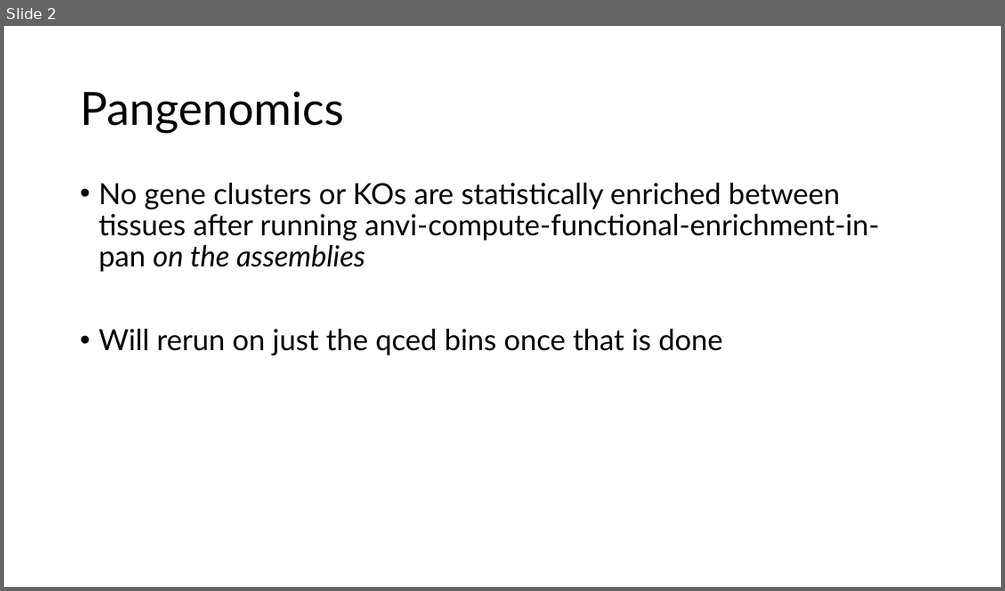
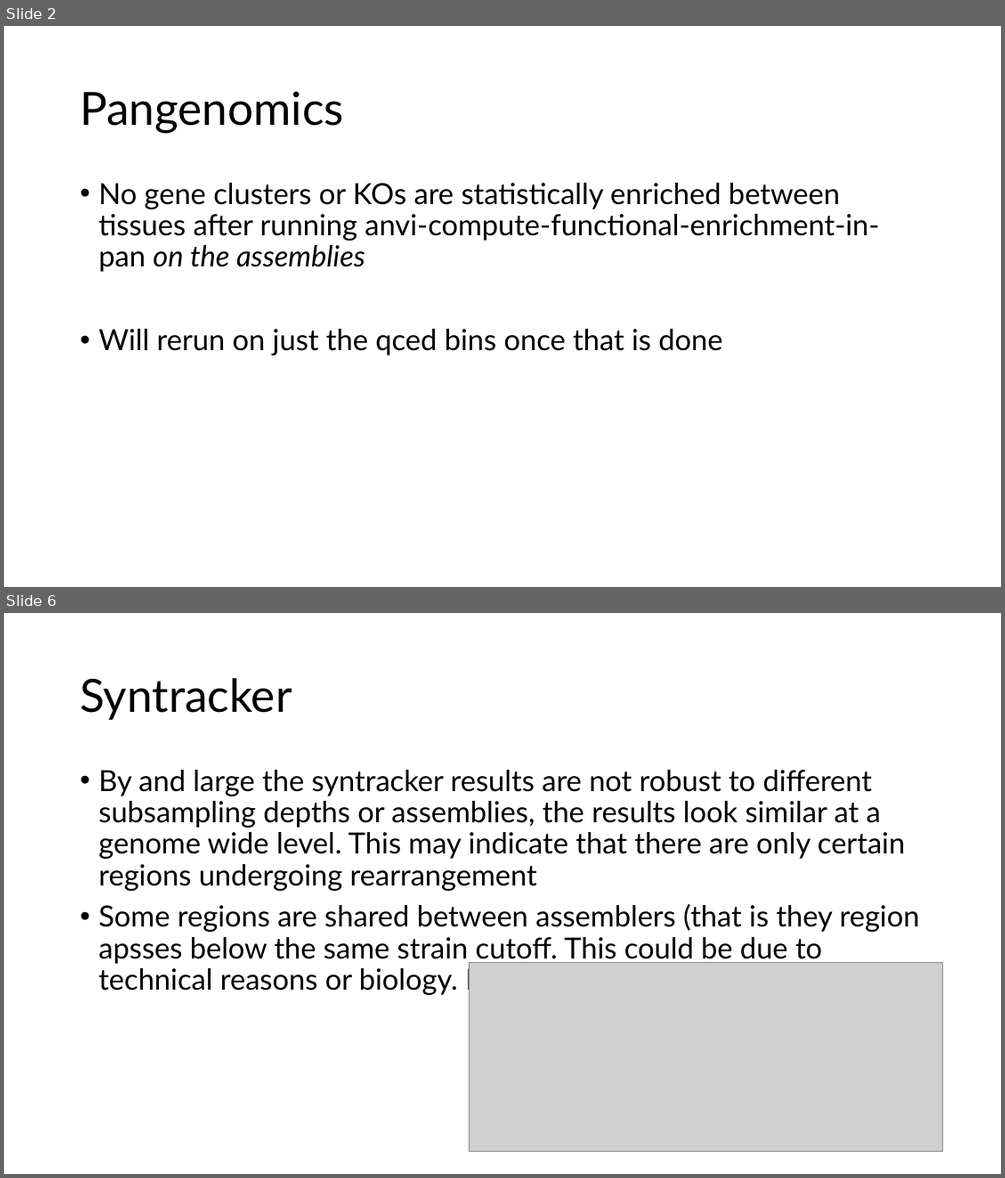
Before and after one commit to jjcolgan/snvAnalysis, a slide deck: pangenomicsAnalysis/pangenomics lab notebook.pptx. Shown one above the other, each under a label of ours: slide 2 before the commit, slides 2 and 6 after it; the slides between them are not shown. The pictures are 1005x591 and 1005x1178 pixels, drawn with LibreOffice and Linux fonts; fonts in the diff are those of the drawing; grey boxes stand for pictures. Boxes give left, top, right and bottom in pixels: in the first picture for what was removed or moved away, otherwise in the second. Text is boxed around its words. In the diff, an @@ line names an element or a change of style, - is before the commit and + after.

Commit message:
added plot titles to megahit syntracker

```diff
--- a/pangenomicsAnalysis/pangenomics lab notebook.pptx
+++ b/pangenomicsAnalysis/pangenomics lab notebook.pptx
@@ slide 6 added at [4, 613, 1001, 1174], background #FFFFFF @@
@@ title added at [80, 678, 291, 720], 44 pt, text #000000 @@
+Syntracker
@@ text added at [98, 770, 920, 996], 28 pt, text #000000 @@
+• By and large the syntracker results are not robust to different subsampling depths or assemblies, the results look similar at a genome wide level. This may indicate that there are only certain regions undergoing rearrangement
+• Some regions are shared between assemblers (that is they region apsses below the same strain cutoff. This could be due to technical reasons or biology. Not sure.
@@ picture added at [469, 963, 942, 1151] @@
```
Also in this commit, not shown: 3 other slides added, 8 other files.
